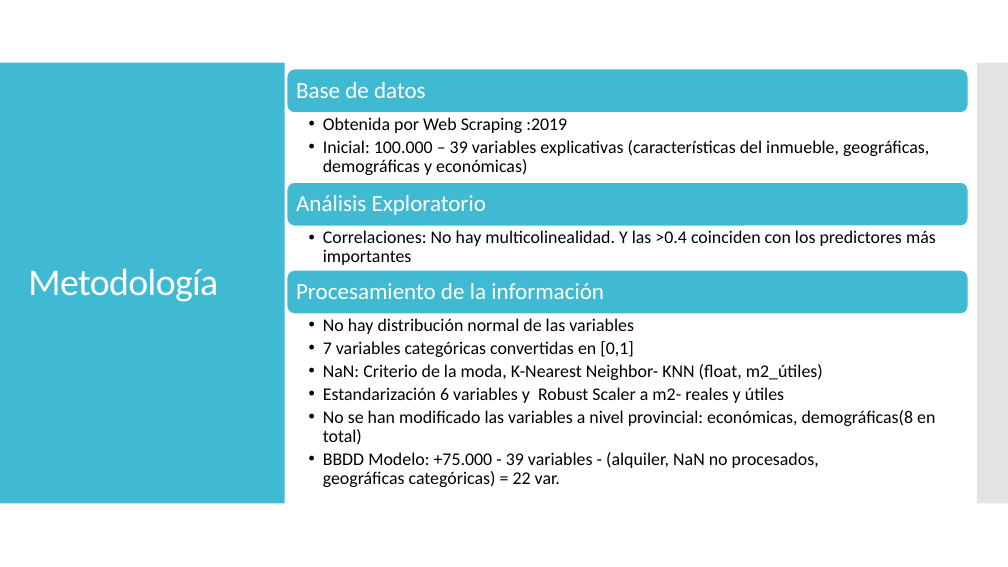
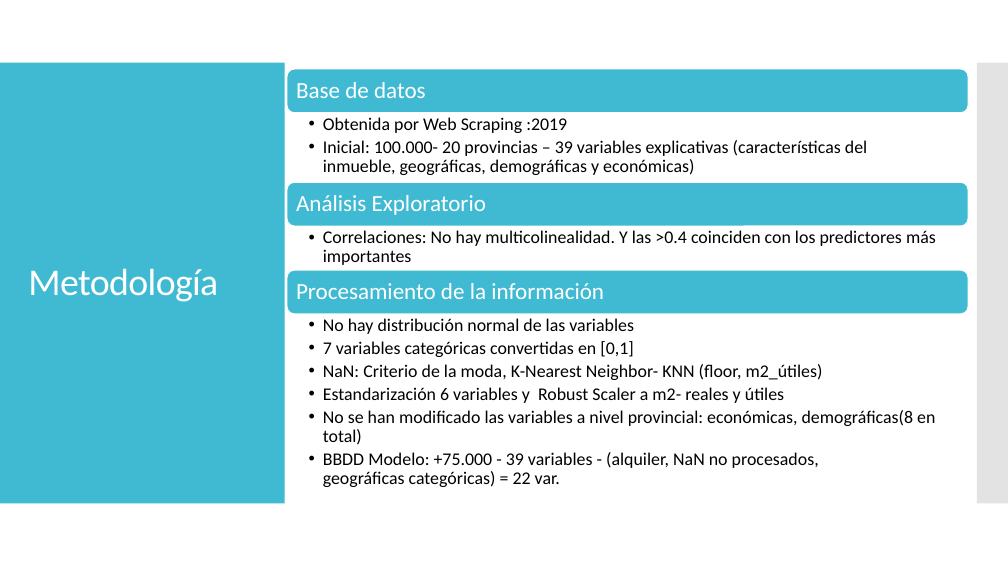
Before and after one commit to amariasm/Proyecto_API_Random_Forest, a slide deck: slide 6 of articulo/Presentación Proyecto v1.pptx. Drawn at 1008x567 pixels with LibreOffice and Linux fonts; fonts in the diff are those of the drawing. Boxes give left, top, right and bottom in pixels: in the first picture for what was removed or moved away, otherwise in the second. Text is boxed around its words. In the diff, an @@ line names an element or a change of style, - is before the commit and + after.

```diff
--- a/articulo/Presentación Proyecto v1.pptx
+++ b/articulo/Presentación Proyecto v1.pptx
@@ text at bbox=[323, 140, 867, 175]: text changed @@
-  • Inicial: 100.000 – 39 variables explicativas (características del inmueble, geográficas, demográficas y económicas)
+  • Inicial: 100.000- 20 provincias – 39 variables explicativas (características del inmueble, geográficas, demográficas y económicas)
@@ text at bbox=[323, 364, 823, 380]: text changed @@
-  • NaN: Criterio de la moda, K-Nearest Neighbor- KNN (float, m2_útiles)
+  • NaN: Criterio de la moda, K-Nearest Neighbor- KNN (floor, m2_útiles)
```
Also in this commit, not shown: 6 other slides changed, 1 other file.
